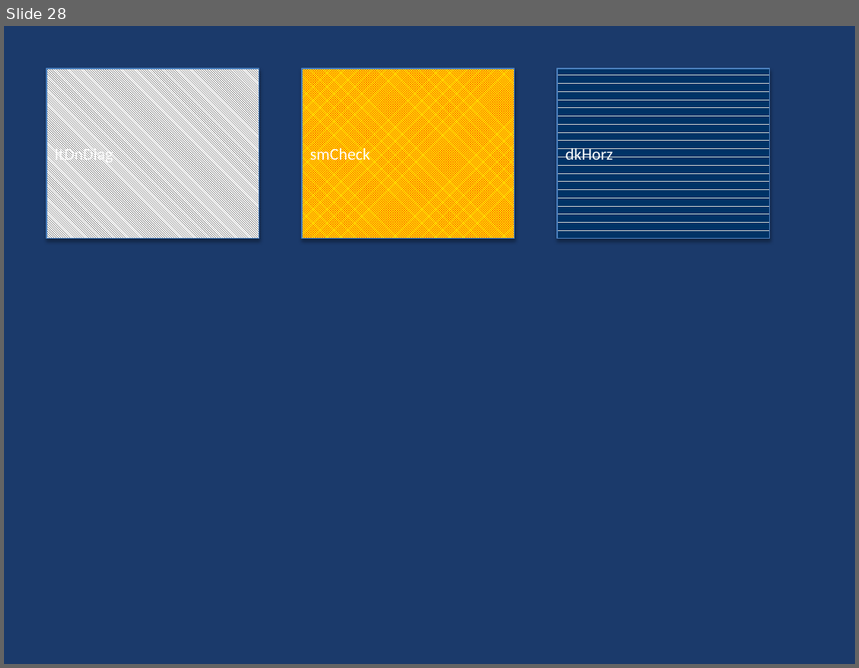
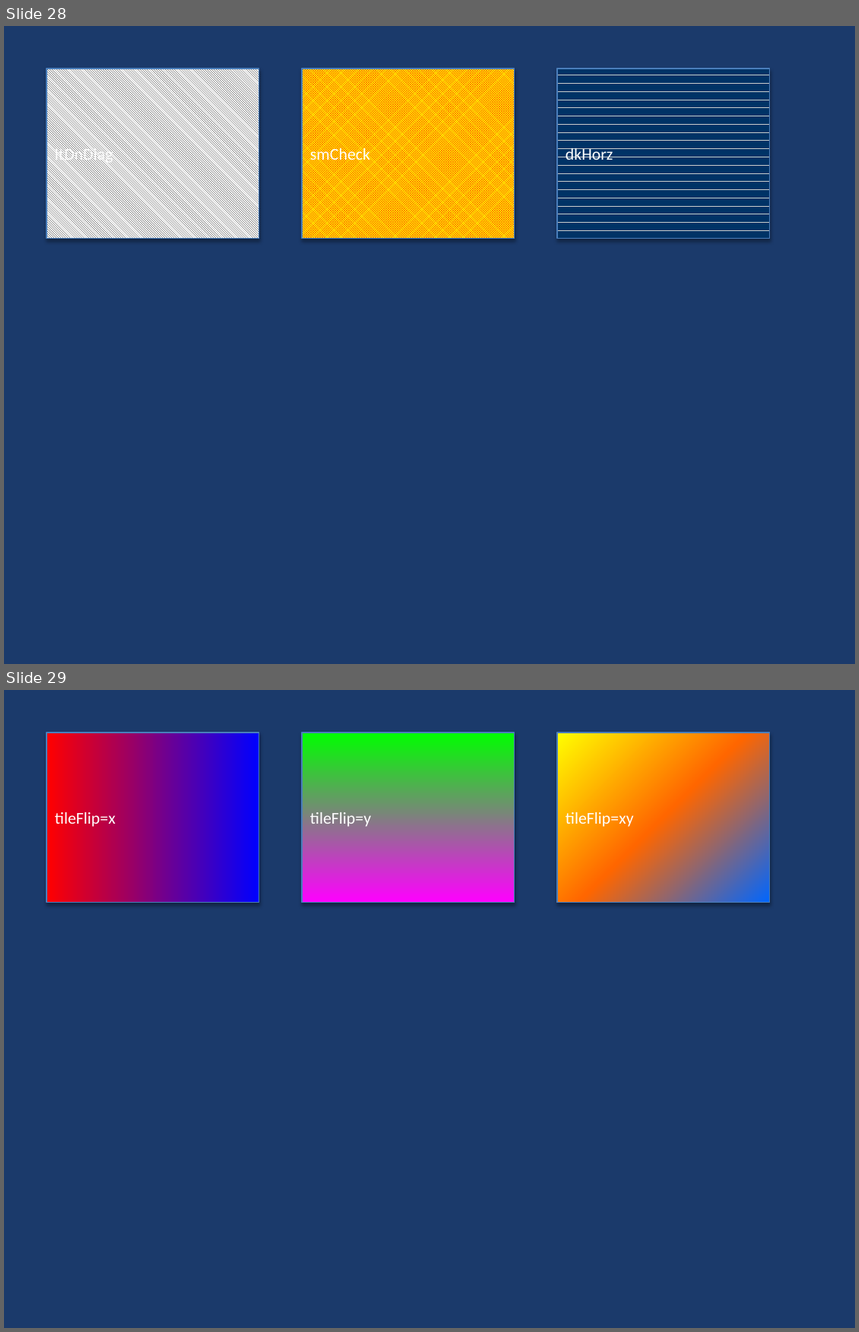
Before and after one commit to t-ujiie-g/pptx-svg, a slide deck: test_fixtures/test_features.pptx. Shown one above the other, each under a label of ours: slide 28 before the commit, slides 28 and 29 after it. The pictures are 859x668 and 859x1332 pixels, drawn with LibreOffice and Linux fonts; fonts in the diff are those of the drawing. Boxes give left, top, right and bottom in pixels: in the first picture for what was removed or moved away, otherwise in the second. Text is boxed around its words. In the diff, an @@ line names an element or a change of style, - is before the commit and + after.

Commit message:
feat: add support for tile flipping in gradient and blip fills, and enhance pattern fill options

```diff
--- a/test_fixtures/test_features.pptx
+++ b/test_fixtures/test_features.pptx
@@ slide 29 added at (4, 690, 855, 1328), background #1B3A6B @@
@@ rectangle added at (47, 733, 259, 903), fill gradient #FF0000 to #0000FF, outline #4B7EBC 0.75 pt, 14 pt, text #FFFFFF @@
+tileFlip=x
@@ rectangle added at (302, 733, 515, 903), fill gradient #00FF00 to #FF00FF, outline #4B7EBC 0.75 pt, 14 pt, text #FFFFFF @@
+tileFlip=y
@@ rectangle added at (557, 733, 770, 903), fill gradient #FFFF00 to #FF6600 to #0066FF, outline #4B7EBC 0.75 pt, 14 pt, text #FFFFFF @@
+tileFlip=xy
```
Also in this commit, not shown: 2 other slides added, 6 other files.
